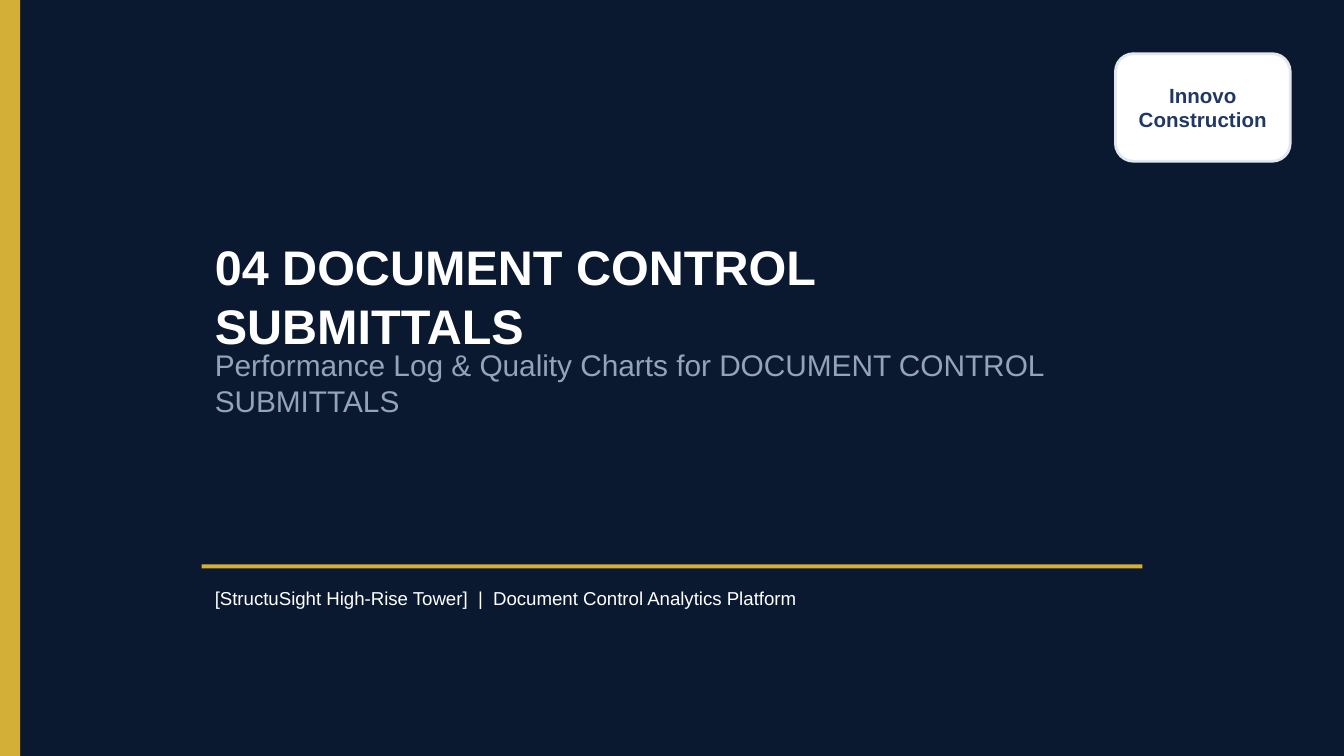
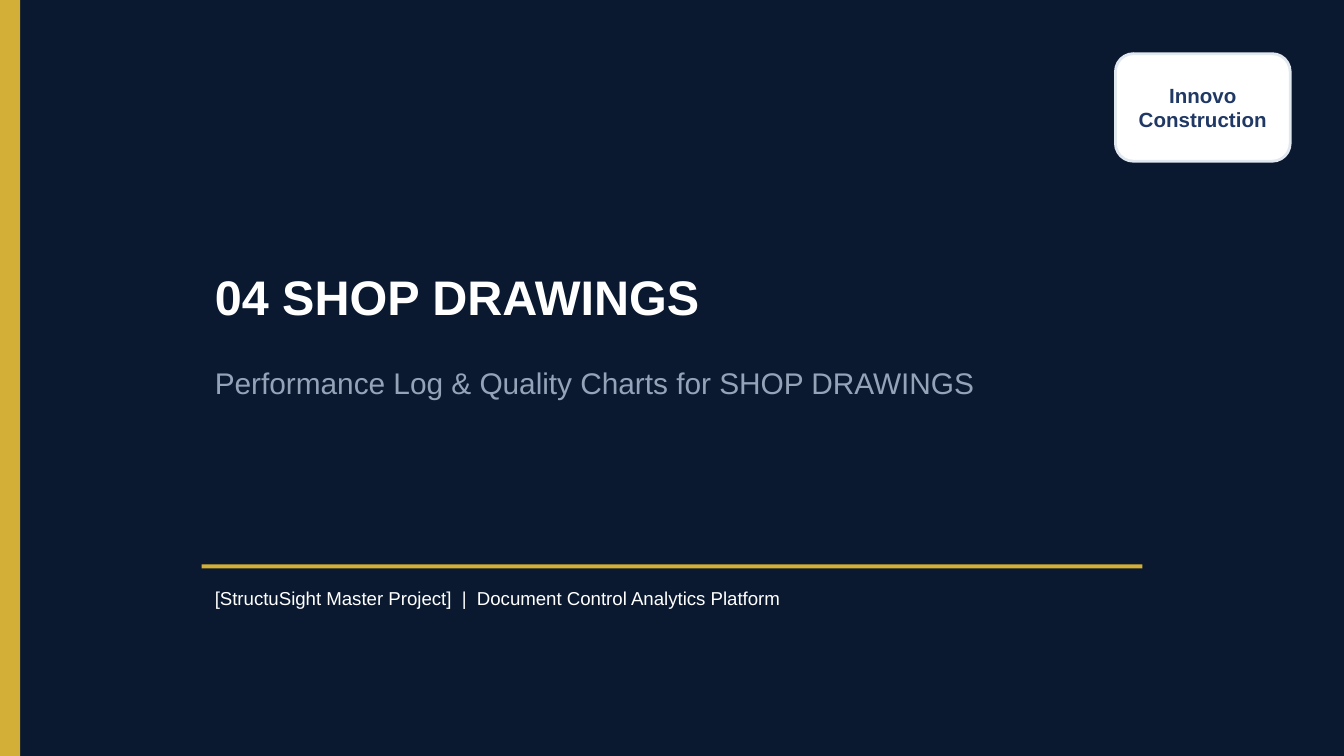
Before and after one commit to ezzeldinrashad197-sudo/ezzeldinrashad197-sudo, a slide deck: slide 3 of StructuSight-cumulative-2026-11-10.pptx. Drawn at 1344x756 pixels with LibreOffice and Linux fonts; fonts in the diff are those of the drawing. Boxes give left, top, right and bottom in pixels: in the first picture for what was removed or moved away, otherwise in the second. Text is boxed around its words. In the diff, an @@ line names an element or a change of style, - is before the commit and + after.

```diff
--- a/StructuSight-cumulative-2026-11-10.pptx
+++ b/StructuSight-cumulative-2026-11-10.pptx
@@ text at (215, 281, 699, 316): text changed @@
-04 DOCUMENT CONTROL SUBMITTALS
+04 SHOP DRAWINGS
@@ text at (215, 372, 974, 400): text changed @@
-Performance Log & Quality Charts for DOCUMENT CONTROL SUBMITTALS
+Performance Log & Quality Charts for SHOP DRAWINGS
@@ text at (215, 591, 780, 609): text changed @@
-[StructuSight High-Rise Tower] | Document Control Analytics Platform
+[StructuSight Master Project] | Document Control Analytics Platform
```
Also in this commit, not shown: 4 other slides changed, 7 other files.
